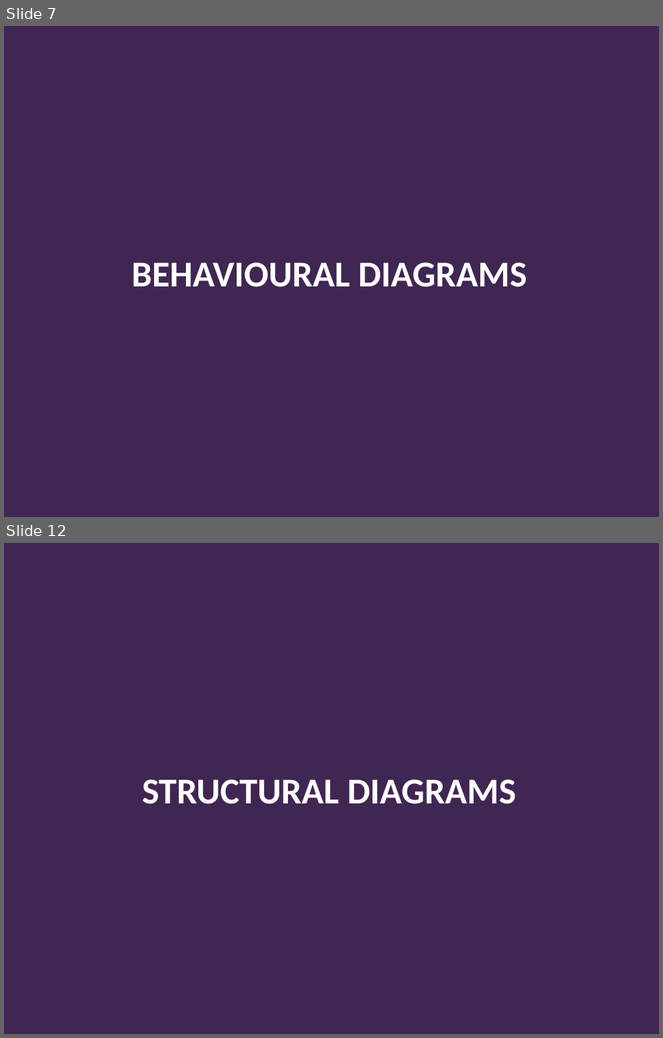
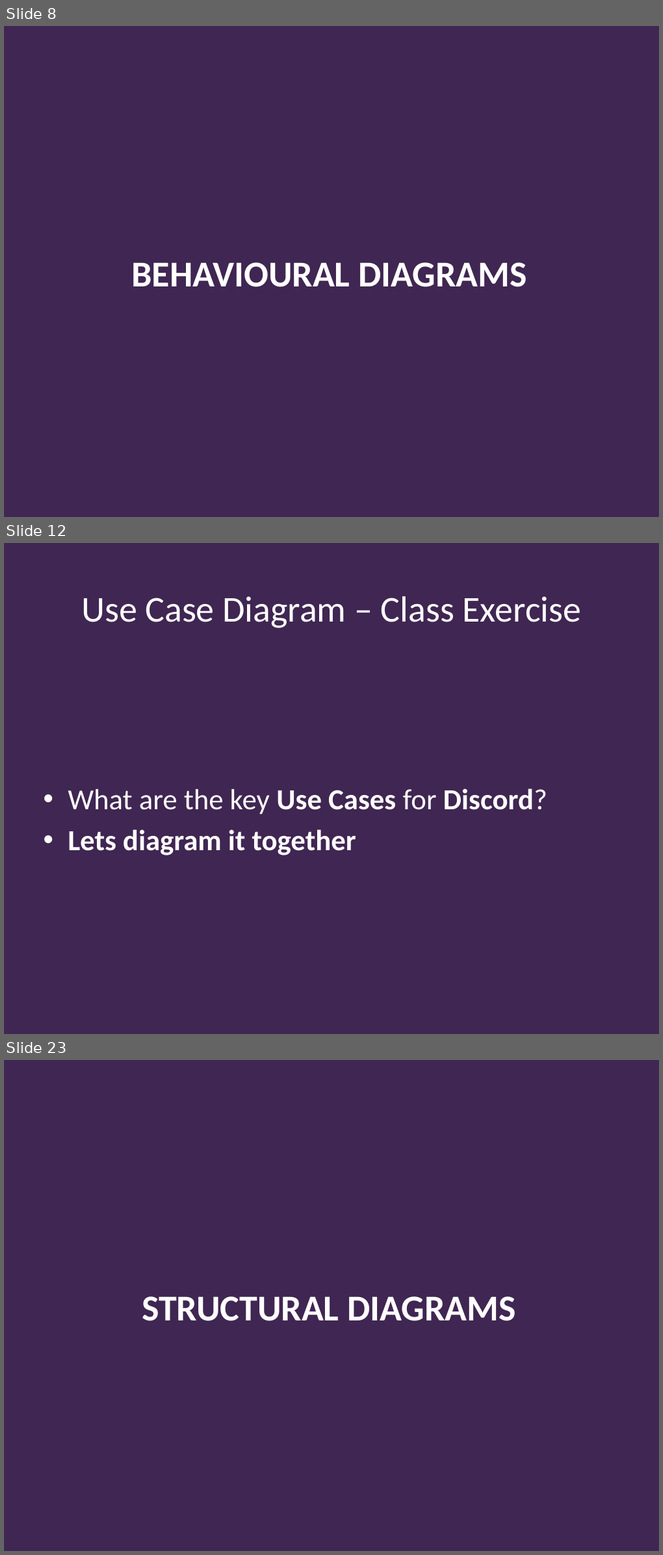
Before and after one commit to Falmouth-Games-Academy/bsc-course-materials, a slide deck: COMP140/04/2019-20-COMP140-04-lecture.pptx. Shown one above the other, each under a label of ours: slides 7 and 12 before the commit, slides 8, 12 and 23 after it; the slides between them are not shown. The pictures are 663x1038 and 663x1555 pixels, drawn with LibreOffice and Linux fonts; fonts in the diff are those of the drawing; background and template pictures are left out. Boxes give left, top, right and bottom in pixels: in the first picture for what was removed or moved away, otherwise in the second. Text is boxed around its words. In the diff, an @@ line names an element or a change of style, - is before the commit and + after.

```diff
--- a/COMP140/04/2019-20-COMP140-04-lecture.pptx
+++ b/COMP140/04/2019-20-COMP140-04-lecture.pptx
@@ slide 12 added at bbox=[4, 543, 659, 1034], background #402652 @@
@@ title added at bbox=[81, 596, 581, 628], 40 pt, text #FFFFFF @@
+Use Case Diagram – Class Exercise
@@ text added at bbox=[68, 789, 547, 856], 32 pt, text #FFFFFF, bold @@
+• What are the key Use Cases for Discord?
+• Lets diagram it together
@@ what was slide 7 is now slide 8 @@
@@ what was slide 12 is now slide 23 @@
```
Also in this commit, not shown: 8 slides changed, 19 other slides added, 14 other files.
